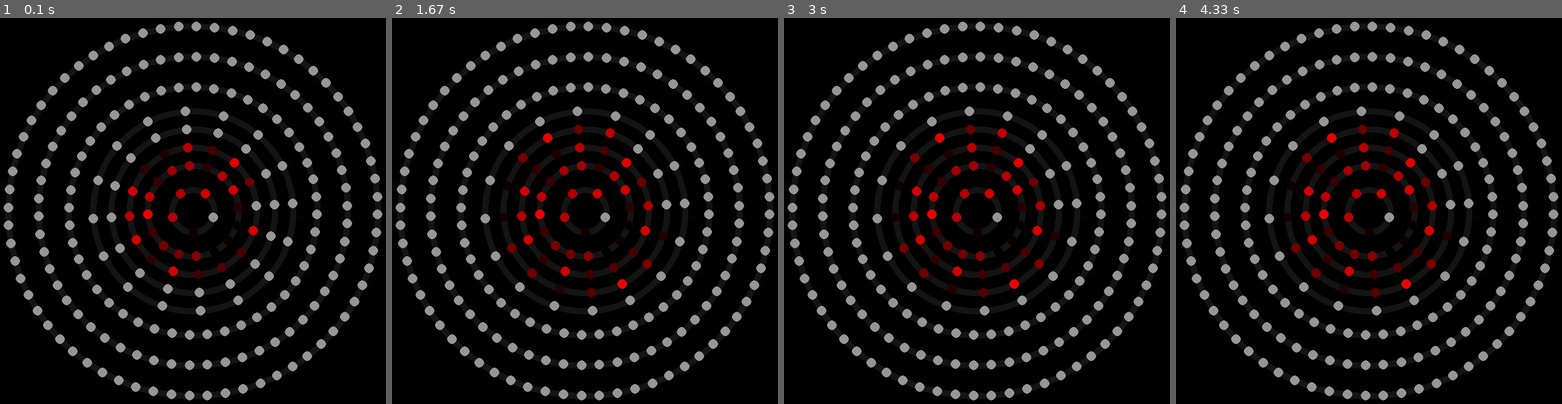
Above: before the commit, frames 1-4 (left to right).
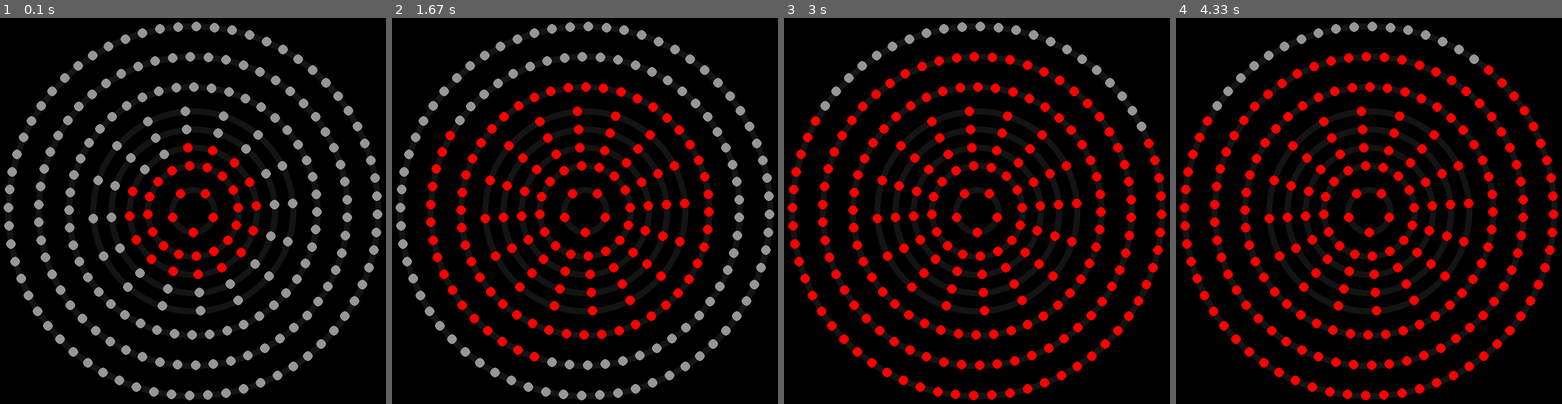
Above: after the commit, the same moments.

Repository: copacetic/edulux
Game: pygame game, started from kid.py
The game is run twice, just before and just after one commit, with the same random seed, the same clock (stepped at 60 frames per second) and the same inputs.
Inputs:
- Up to frame 1 (0.1 s): no input
- Up to frame 2 (1.67 s): no input
- Up to frame 3 (3 s): no input
- Up to frame 4 (4.33 s): no input

The runs differ from the first frame. In frame 1, 7.3% of the frame differs, in the area x 0-100%, y 0-100%; in frame 2, 10%; in frame 3, 12%; in frame 4, 13%.

Commit message:
crash 1/2

Diff:
--- a/kid.py
+++ b/kid.py
@@ -3,7 +3,7 @@
 
 sim.init()
 
-for i in range (1,50):
-    sim.light_list[i].set_color((random.random()*255,0,0))
+for i in range (0,214):
+    sim.light_list[i].set_color((255,0,0))
 
 sim.keep_run()
--- a/simulator.py
+++ b/simulator.py
@@ -27,11 +27,12 @@
 light_list = []
 
 class Light:
-    def __init__(self, pos, radius, id_code, color = c_lightgrey):
+    def __init__(self, pos, radius, id_code, universe, color = c_lightgrey):
         self.color = color
         self.pos = pos
         self.radius = radius
         self.id_code = id_code
+        self.universe = universe
 
     def set_color(self, color):
         self.color = color
@@ -51,25 +52,25 @@
 def compute_lights(number_of_rings, ring_thickness, light_radius, radius_array):
     global light_list
 
-    ring_zero_difference = 107-103
-    ring_one_difference = 102-87
-    ring_two_difference = 124-109
-    ring_three_difference = 86-71
-    ring_four_difference = 70-55
-    ring_five_difference = 108-65
-    ring_six_difference = 54-1
-    ring_seven_difference = 64-1
-    ring_eight_difference = 118-53
-    ring_array = [ring_zero_difference, ring_one_difference, ring_two_difference, ring_three_difference, ring_four_difference, ring_five_difference, ring_six_difference, ring_seven_difference, ring_eight_difference]
+    ring_zero_difference = (107-103, 162 ,3)
+    ring_one_difference = (102-87, 175.5 ,3)
+    ring_two_difference = (124-109, 198, 2)
+    ring_three_difference = (86-71, 175.5, 3)
+    ring_four_difference = (70-55, 198, 3)
+    ring_five_difference = (108-65, 205, 2)
+    ring_six_difference = (54-1, 209.1, 3)
+    ring_seven_difference = (64-1, 209.1, 2)
+    ring_array = [ring_zero_difference, ring_one_difference, ring_two_difference, ring_three_difference, ring_four_difference, ring_five_difference, ring_six_difference, ring_seven_difference]
     light_id = 1
 
     for ring_number in range (number_of_rings):
-        number_of_lights = ring_array[ring_number] + 1
+        number_of_lights = ring_array[ring_number][0]+ 1
         for light_number in range (number_of_lights):
-            radians = math.radians(360.0*light_number/number_of_lights) + math.radians(18)
+            radians = -math.radians(360.0*light_number/number_of_lights) + math.radians(ring_array[ring_number][1])
             x = (ring_thickness/2 + radius_array[ring_number])*math.cos(radians) + center[0]
             y = (ring_thickness/2 + radius_array[ring_number])*math.sin(radians) + center[1]
-            light_list.append(Light((int(x),int(y)), light_radius, light_id))
+
+            light_list.append(Light((int(x),int(y)), light_radius, light_id, ring_array[ring_number][2]))
             light_id += 1
 
 def draw_lights():
